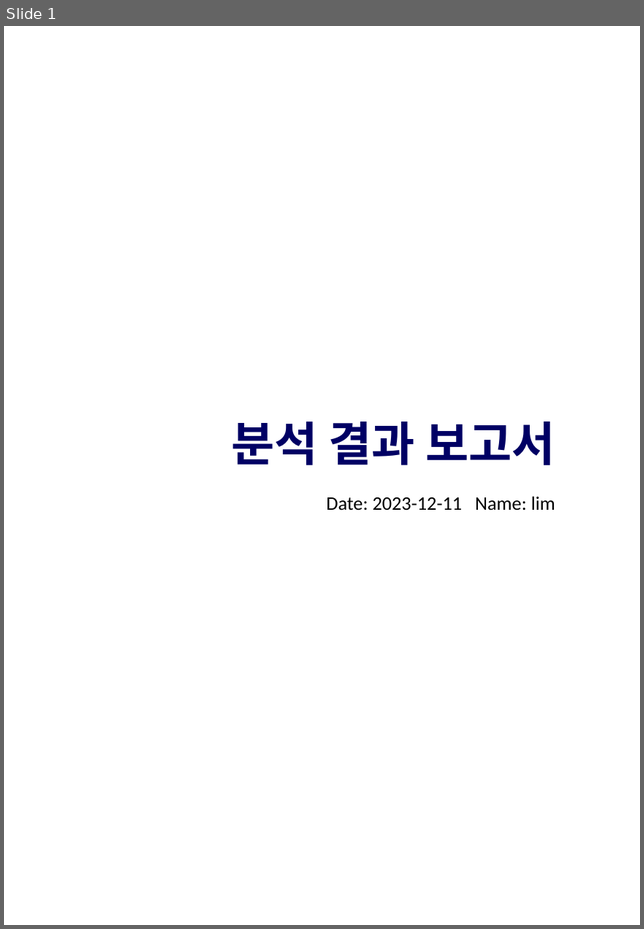
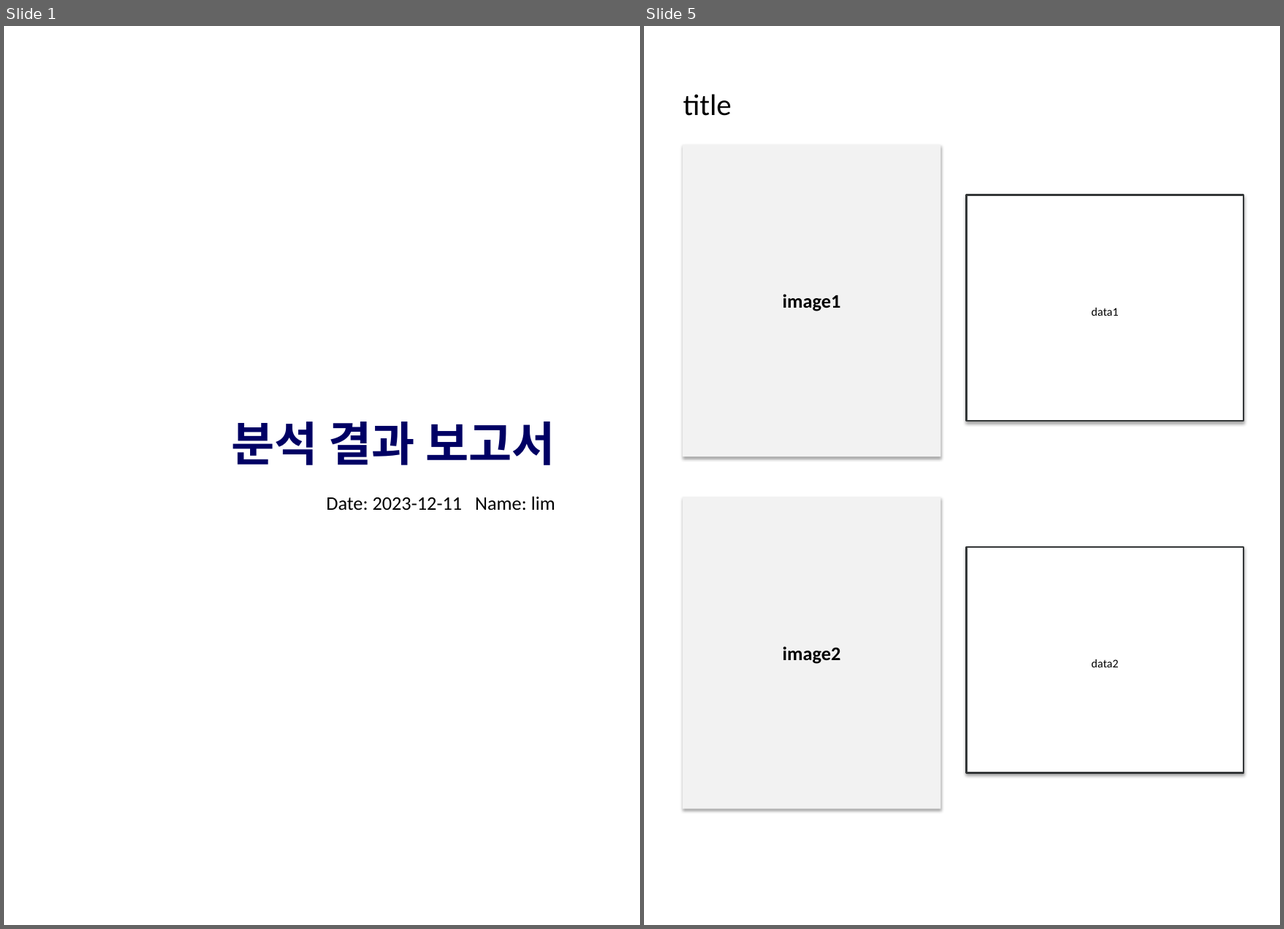
Before and after one commit to limsomi/BoB-bokgumagic, a slide deck: sample.pptx. Shown side by side, each under a label of ours: slide 1 before the commit, slides 1 and 5 after it; the slides between them are not shown. The pictures are 644x929 and 1284x929 pixels, drawn with LibreOffice and Linux fonts; fonts in the diff are those of the drawing; background and template pictures are left out. Boxes give left, top, right and bottom in pixels: in the first picture for what was removed or moved away, otherwise in the second. Text is boxed around its words. In the diff, an @@ line names an element or a change of style, - is before the commit and + after.

```diff
--- a/sample.pptx
+++ b/sample.pptx
@@ slide 5 added at [644,26,1280,925], background #FFFFFF @@
@@ text added at [683,94,732,116], 28 pt, text #000000 @@
+title
@@ rectangle added at [683,144,941,457], fill #F2F2F2, 18 pt, text #000000, bold @@
+image1
@@ rectangle added at [966,195,1243,421], fill #FFFFFF, outline #343738 1.5 pt, 11 pt, text #000000 @@
+data1
@@ rectangle added at [683,497,941,809], fill #F2F2F2, 18 pt, text #000000, bold @@
+image2
@@ rectangle added at [966,547,1243,774], fill #FFFFFF, outline #343738 1.5 pt, 11 pt, text #000000 @@
+data2
```
Also in this commit, not shown: 11 other slides added, 6 slides removed, 9 other files.
